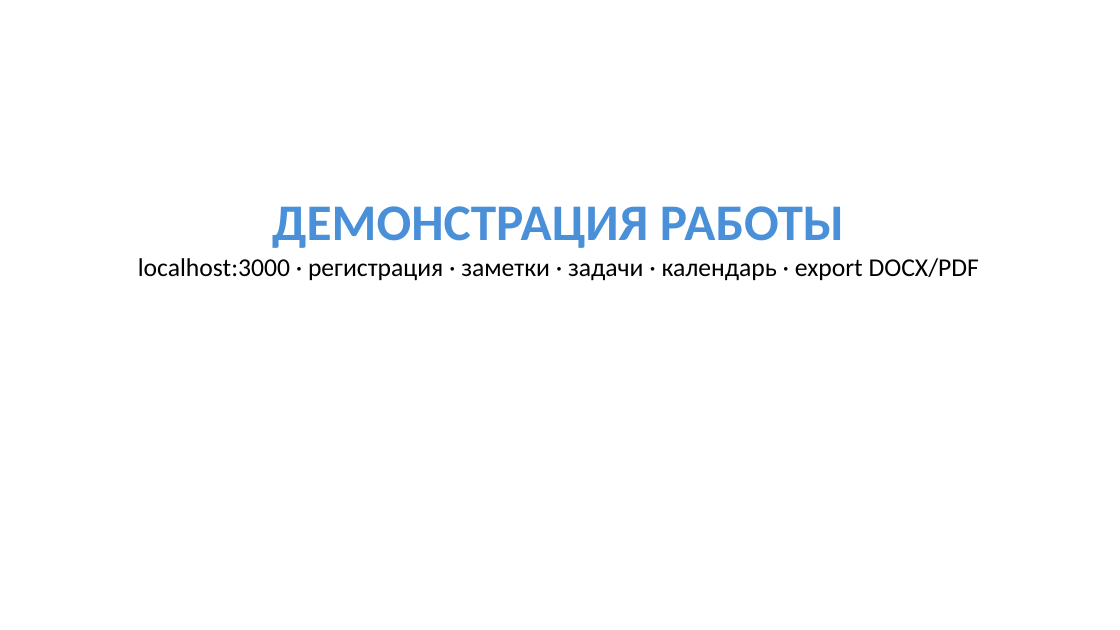
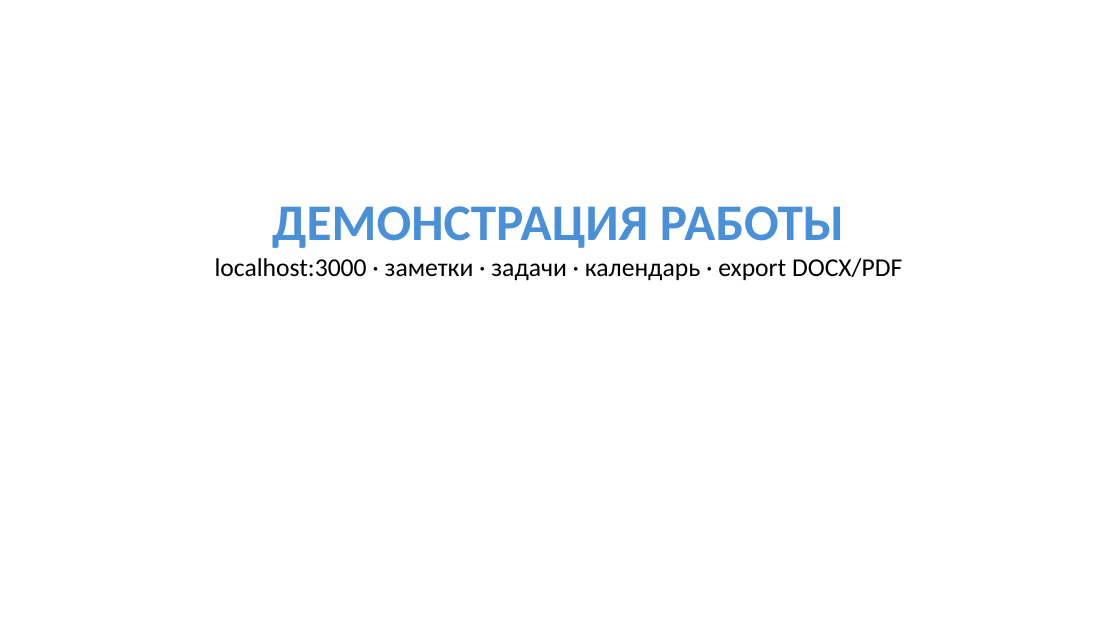
Before and after one commit to Sergei0319/ticktick-diplom, a slide deck: slide 7 of presentation/Презентация_TickTick_диплом.pptx. Drawn at 1120x630 pixels with LibreOffice and Linux fonts; fonts in the diff are those of the drawing. Boxes give left, top, right and bottom in pixels: in the first picture for what was removed or moved away, otherwise in the second. Text is boxed around its words. In the diff, an @@ line names an element or a change of style, - is before the commit and + after.

```diff
--- a/presentation/Презентация_TickTick_диплом.pptx
+++ b/presentation/Презентация_TickTick_диплом.pptx
@@ text at (215,258,902,281): text changed @@
-localhost:3000 · регистрация · заметки · задачи · календарь · export DOCX/PDF
+localhost:3000 · заметки · задачи · календарь · export DOCX/PDF
```
Also in this commit, not shown: 6 other slides changed, 3 slides added, 3 slides removed, 1 other file.
